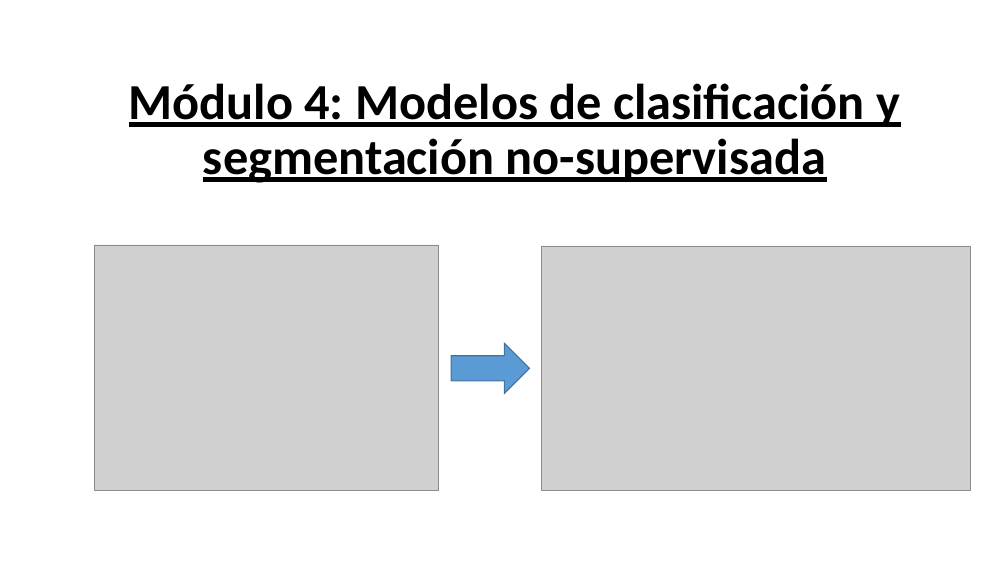
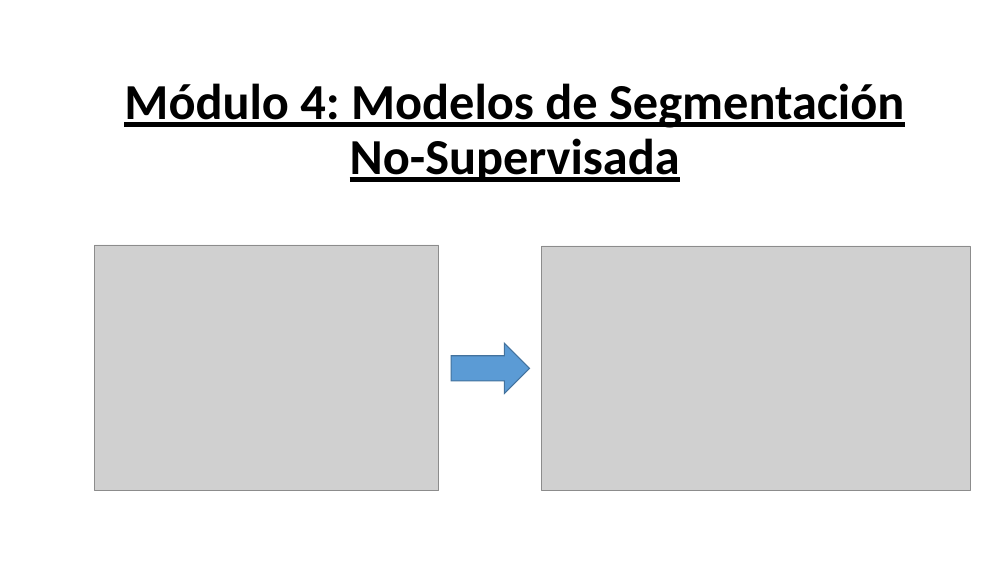
Before and after one commit to robgaray/EESIA_Analisis_Consumo_2021_Publico, a slide deck: slide 7 of 1_Presentaciones/Sesion_4_Teoria.pptx. Drawn at 1008x567 pixels with LibreOffice and Linux fonts; fonts in the diff are those of the drawing; grey boxes stand for pictures; background and template pictures are left out. Boxes give left, top, right and bottom in pixels: in the first picture for what was removed or moved away, otherwise in the second. Text is boxed around its words. In the diff, an @@ line names an element or a change of style, - is before the commit and + after.

```diff
--- a/1_Presentaciones/Sesion_4_Teoria.pptx
+++ b/1_Presentaciones/Sesion_4_Teoria.pptx
@@ title at (124, 83, 904, 182): text changed @@
-Módulo 4: Modelos de clasificación y segmentación no-supervisada
+Módulo 4: Modelos de Segmentación No-Supervisada
```
Also in this commit, not shown: 2 other slides changed.
